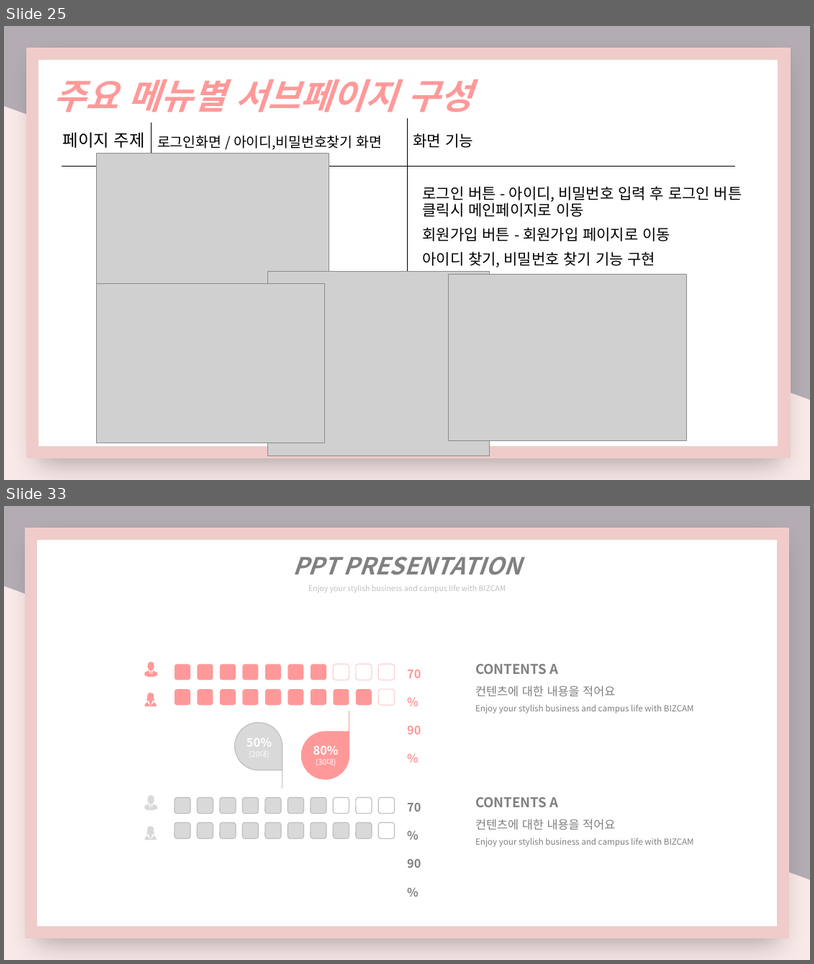
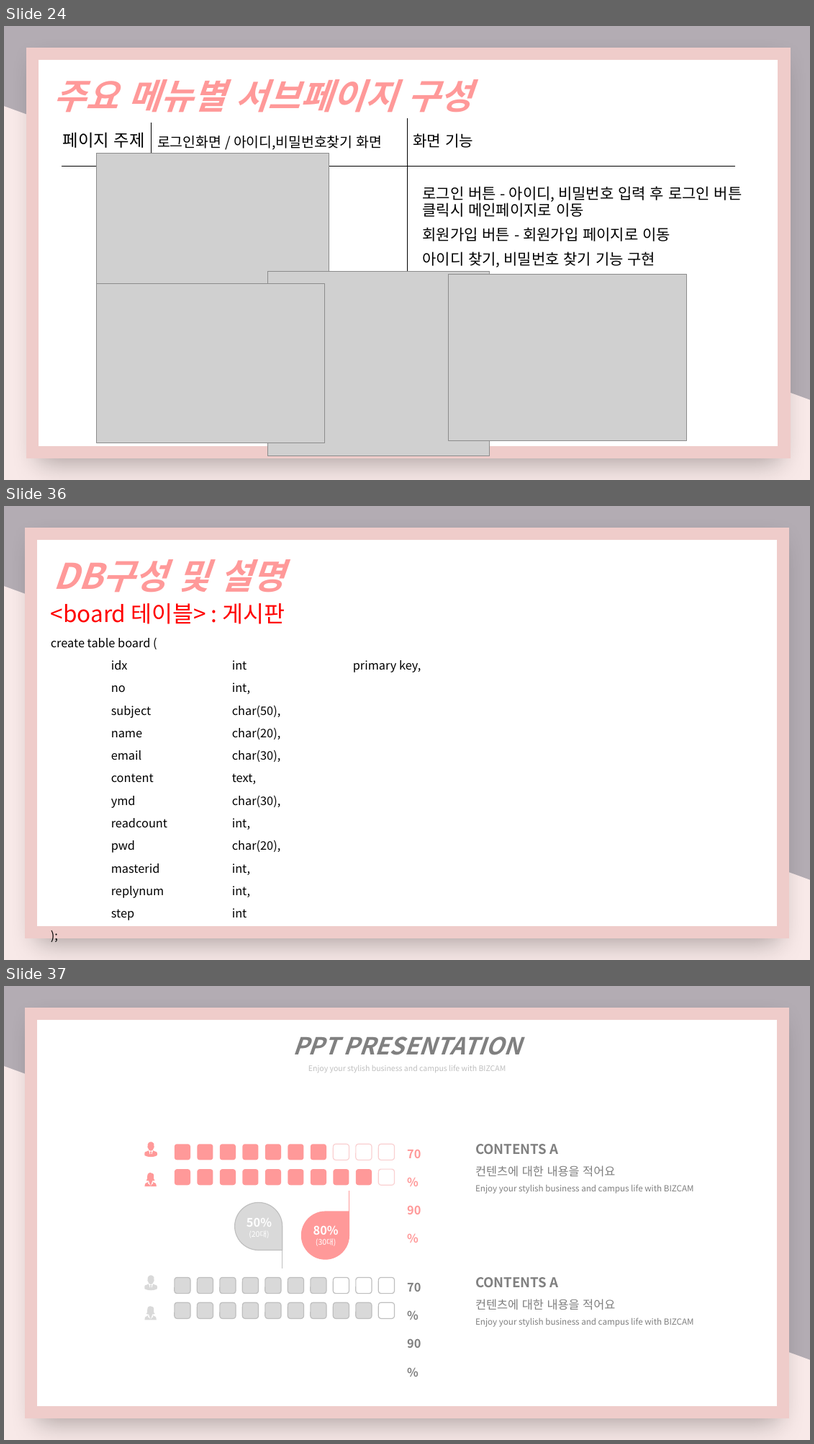
Before and after one commit to nimi2838/thecare, a slide deck: 졸작 기획서.pptx. Shown one above the other, each under a label of ours: slides 25 and 33 before the commit, slides 24, 36 and 37 after it; the slides between them are not shown. The pictures are 814x964 and 814x1444 pixels, drawn with LibreOffice and Linux fonts; fonts in the diff are those of the drawing; grey boxes stand for pictures. Boxes give left, top, right and bottom in pixels: in the first picture for what was removed or moved away, otherwise in the second. Text is boxed around its words. In the diff, an @@ line names an element or a change of style, - is before the commit and + after.

```diff
--- a/졸작 기획서.pptx
+++ b/졸작 기획서.pptx
@@ slide 36 added at box(4, 506, 810, 960), background gradient #B3ACB3 to #F8E9E8 @@
@@ rectangle added at box(31, 534, 784, 932), fill #FFFFFF, outline #D9D9D9 14.75 pt @@
@@ text added at box(53, 559, 284, 592), 42 pt, text #FF9999, bold, italic @@
+DB구성 및 설명
@@ text added at box(51, 603, 286, 920), 14 pt, text #000000 @@
+<board 테이블> : 게시판
+create table board (
+idx int primary key,
+no int,
+subject char(50),
+name char(20),
+email char(30),
+content text,
+ymd char(30),
+readcount int,
+pwd char(20),
+masterid int,
+replynum int,
+step int
+);
@@ what was slide 25 is now slide 24 @@
@@ what was slide 33 is now slide 37 @@
```
Also in this commit, not shown: 6 slides changed, 5 other slides added, 2 slides removed.
